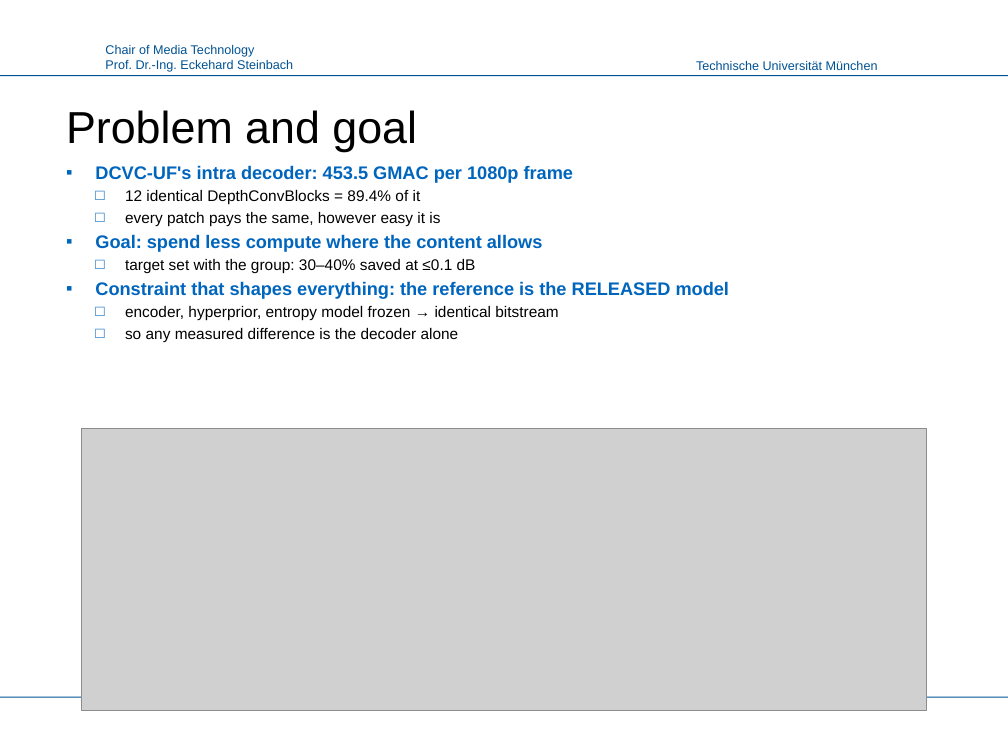
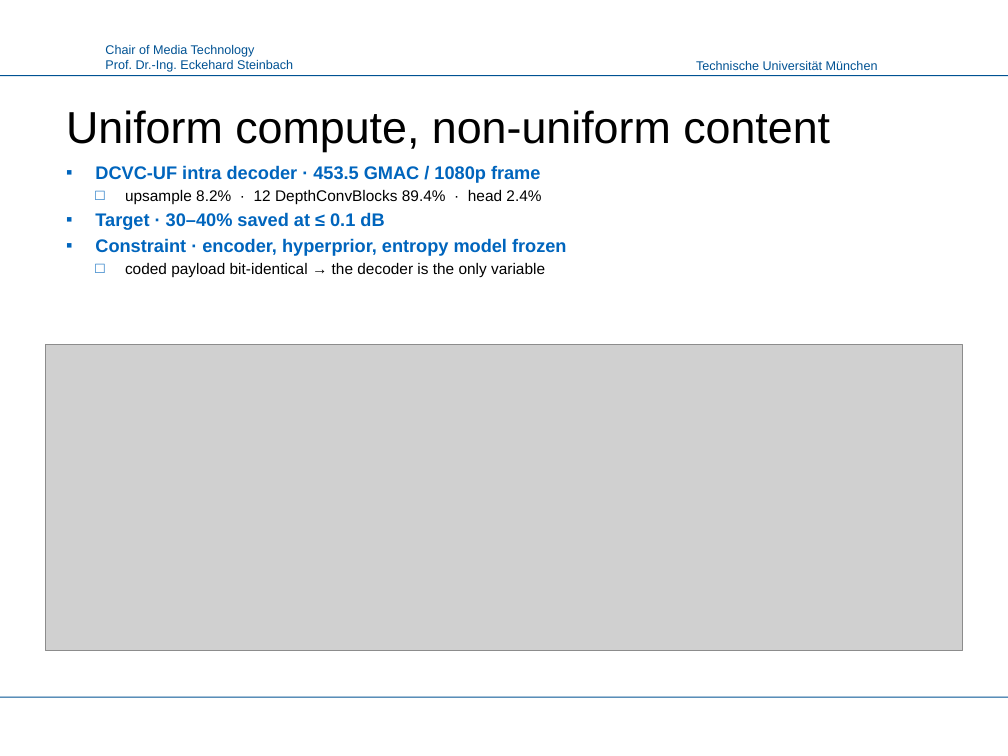
Before and after one commit to canerim/FLEX-FLOP, a slide deck: slide 2 of paper/FLEX-UF_LMT.pptx. Drawn at 1008x756 pixels with LibreOffice and Linux fonts; fonts in the diff are those of the drawing; grey boxes stand for pictures; background and template pictures are left out. Boxes give left, top, right and bottom in pixels: in the first picture for what was removed or moved away, otherwise in the second. Text is boxed around its words. In the diff, an @@ line names an element or a change of style, - is before the commit and + after.

Commit message:
Deck: figure-first, and the figures now use the release denominator
Body text cut from 19,027 characters to 9,705 -- claims, numbers and
formulas, no connective prose. Every figure that had room got it: 21 of 23
now span >=90% of the slide.

Two figures were showing the old denominator while the text beside them
showed the corrected one, which is exactly the inconsistency a reader is
right to distrust. make_figs_nature.py now routes every saving through one
helper that divides by the release's 1.0, and the architecture figure no
longer prints the deepest exit as '0% saved' -- it is -1.0%, because seam
repair makes our full-depth path cost 0.95% more than the release. Hiding
that at the one place the figure makes a cost claim was the worst version
of the error.

Five slides give the seam artefact in textbook form: the convolution that
causes it, the 4b/F contamination law, padding as an estimator with the
measured table, the perimeter argument for 256px, and the gated repair
with its equation -- ending on the measurement that says the repair earns
0.0020 dB per point of decode while arls was rejected at 0.0018.

```diff
--- a/paper/FLEX-UF_LMT.pptx
+++ b/paper/FLEX-UF_LMT.pptx
@@ title at [66,110,830,152]: text changed @@
-Problem and goal
+Uniform compute, non-uniform content
@@ text at [95,165,567,277]: text changed; size 11 to 13 pt; text colour #000000 to #0065BD; bold on @@
-▪ DCVC-UF's intra decoder: 453.5 GMAC per 1080p frame
-  □ 12 identical DepthConvBlocks = 89.4% of it
-  □ every patch pays the same, however easy it is
-▪ Goal: spend less compute where the content allows
-  □ target set with the group: 30–40% saved at ≤0.1 dB
-▪ Constraint that shapes everything: the reference is the RELEASED model
-  □ encoder, hyperprior, entropy model frozen → identical bitstream
-  □ so any measured difference is the decoder alone
+▪ DCVC-UF intra decoder · 453.5 GMAC / 1080p frame
+  □ upsample 8.2% · 12 DepthConvBlocks 89.4% · head 2.4%
+▪ Target · 30–40% saved at ≤ 0.1 dB
+▪ Constraint · encoder, hyperprior, entropy model frozen
+  □ coded payload bit-identical → the decoder is the only variable
@@ picture: place and size @@
-picture at [82,428,926,711]
+picture at [45,345,963,651]
```
Also in this commit, not shown: 20 other slides changed, 2 slides added, 2 slides removed, 17 other files.
